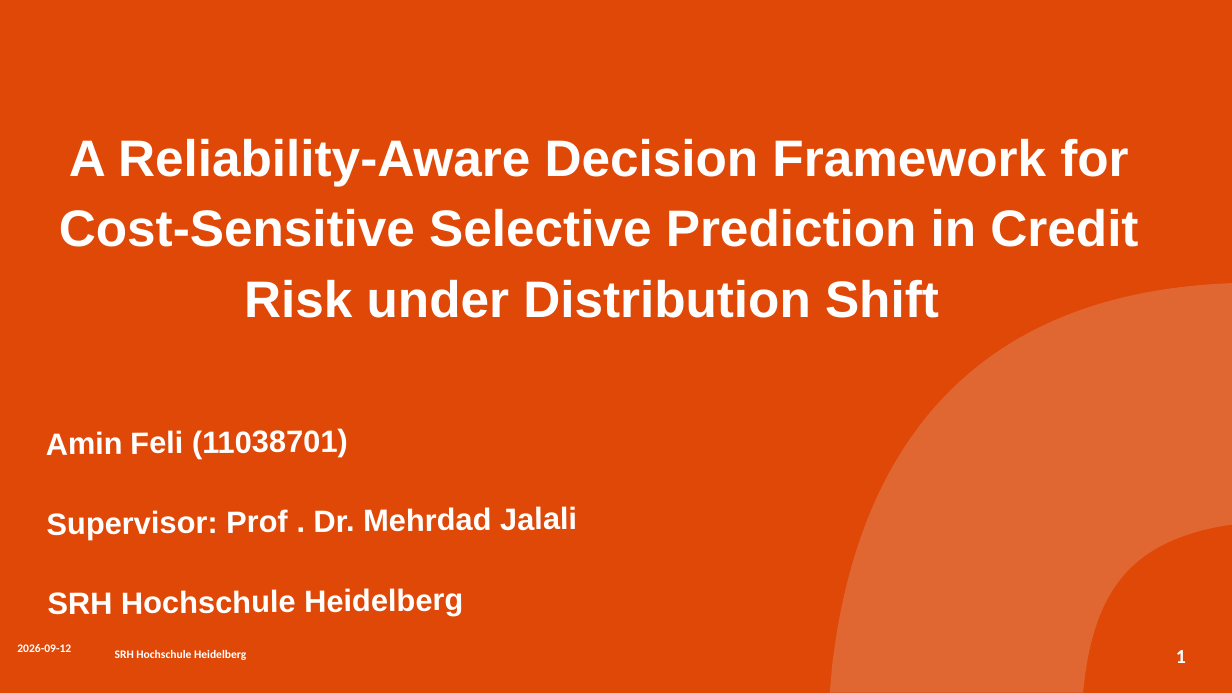
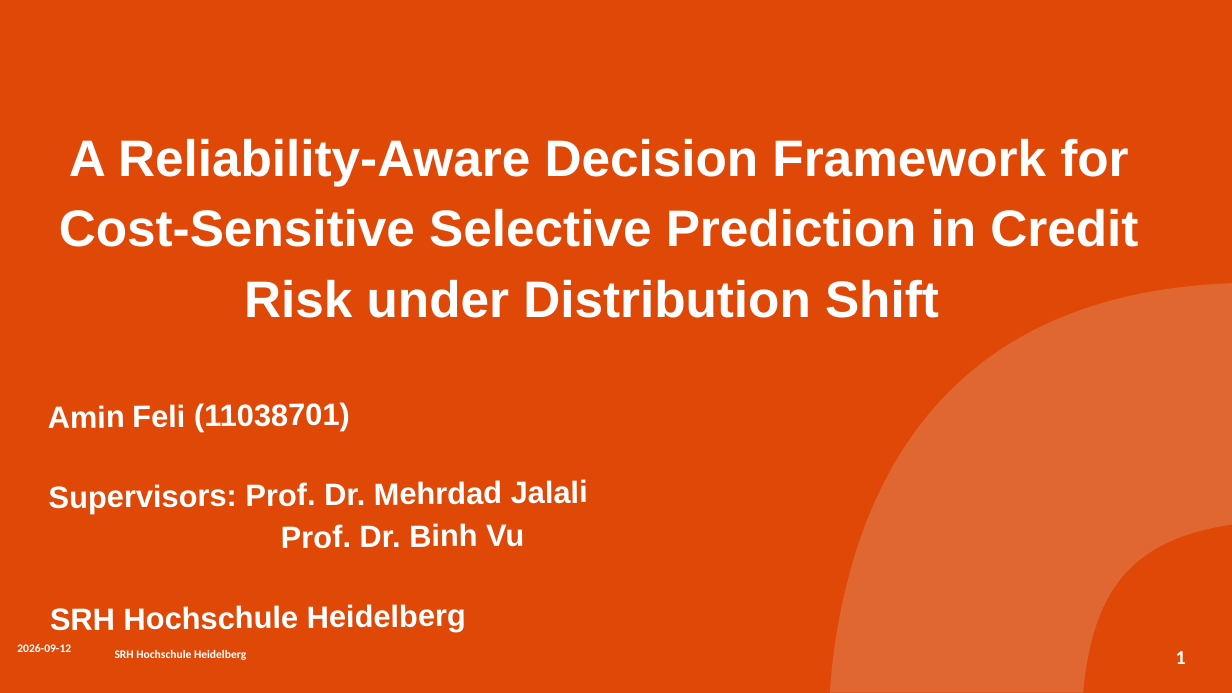
Before and after one commit to aminfeli/Thesis, a slide deck: slide 1 of 7-Presentation/presentation.pptx. Drawn at 1232x693 pixels with LibreOffice and Linux fonts; fonts in the diff are those of the drawing; background and template pictures are left out. Boxes give left, top, right and bottom in pixels: in the first picture for what was removed or moved away, otherwise in the second. Text is boxed around its words. In the diff, an @@ line names an element or a change of style, - is before the commit and + after.

```diff
--- a/7-Presentation/presentation.pptx
+++ b/7-Presentation/presentation.pptx
@@ text "Amin Feli (11038701)": place and size @@
-text "Amin Feli (11038701)" at <box>46,428,577,617</box>
+text "Amin Feli (11038701)" at <box>48,402,588,633</box>
@@ text at <box>49,479,588,549</box>: text changed @@
-Supervisor: Prof . Dr. Mehrdad Jalali
+Supervisors: Prof. Dr. Mehrdad Jalali
+Prof. Dr. Binh Vu
```
Also in this commit, not shown: 32 other slides changed, 1 slide removed, 3 other files.
